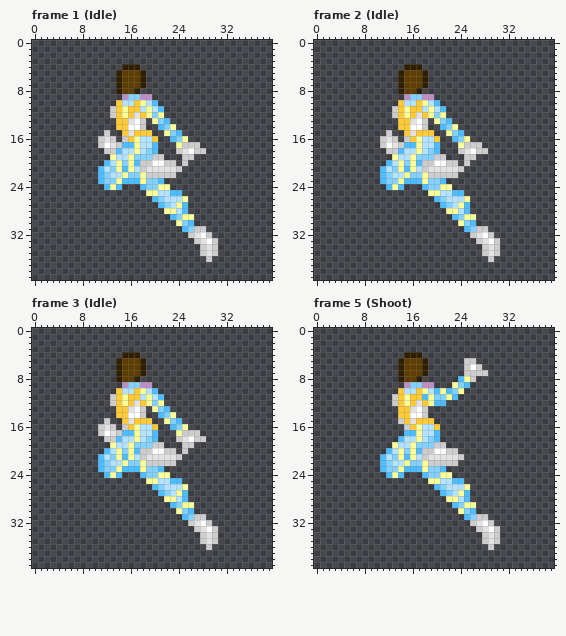
Pixel-art file -- DB/Images/Spritesheets/Horizon.ase. Above: the version before the commit.
40x40 pixels, 28 frames. Shown: frame 1 (Idle), frame 2 (Idle), frame 3 (Idle), frame 5 (Shoot). The commit also changed other frames, which this record leaves out.
After the commit:
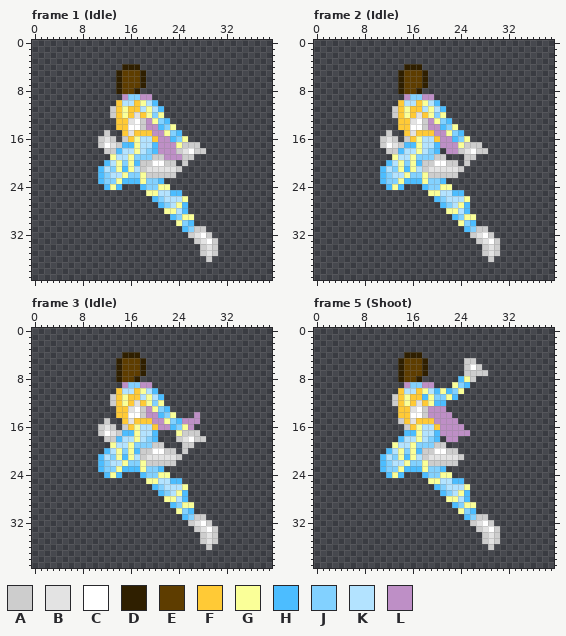
Palette (. is transparent): A #cdcdcd  B #e3e3e3  C #ffffff  D #2f1f00  E #5e3d00  F #ffca36  G #faff98  H #4cbdff  J #82d1ff  K #b3e3ff  L #be8fc6
Difference:
Frame 1 (Idle), layer "Cape":
The edit adds colour L in row 13 at x 19; in row 14 at x 19 to 20; in row 15 at x 20 to 21; in row 16 at x 21 to 22; in rows 17 to 18 at x 21 to 23; in row 19 at x 22 to 24.
Frame 2 (Idle), layer "Cape":
The edit adds colour L in row 13 at x 19; in row 14 at x 19 to 20; in row 15 at x 20 to 21; in row 16 at x 21 to 22; in row 17 at x 21 to 23; in row 18 at x 22 to 23.
Frame 3 (Idle), layer "Cape":
The edit adds colour L in row 13 at x 19; in row 14 at x 19 to 20 and 27; in row 15 at x 20 to 21 and 25 to 27; in row 16 at x 21 to 22 and 26.
Frame 5 (Shoot), layer "Cape":
The edit adds colour L in row 13 at x 19 to 21; in row 14 at x 19 to 22; in row 15 at x 20 to 23; in row 16 at x 21 to 24; in row 17 at x 21 to 25; in row 18 at x 22 to 23.
Changed places in both pictures, as pixel boxes (x1, y1, x2, y2):
added: (146, 118, 182, 160)
added: (428, 118, 458, 154)
added: (146, 406, 200, 430)
added: (428, 406, 470, 442)
